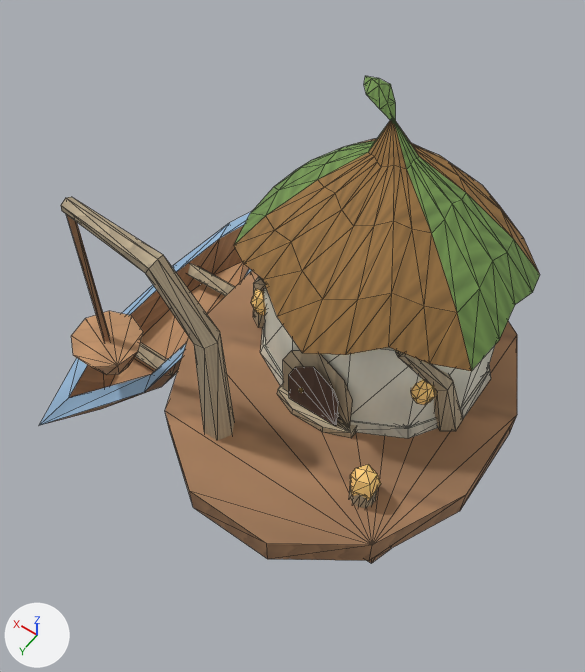
What one commit did to the glTF model Assets/GodSim/Art/Models/Buildings/Elf/Food/bld_elf_fishing_hut_classical_v0.glb.
Both versions are drawn from a 50 mm camera at (-0.583, 0.826, 1.494) aimed at (-0.045, 0.072, 0.311). Lighting does not change. The marker at lower left points along +X, +Y and +Z. The older version comes first. Mesh edges are drawn as thin lines. Vertices at exactly the same position are counted once.

Objects in the first picture: 'LOD0'.
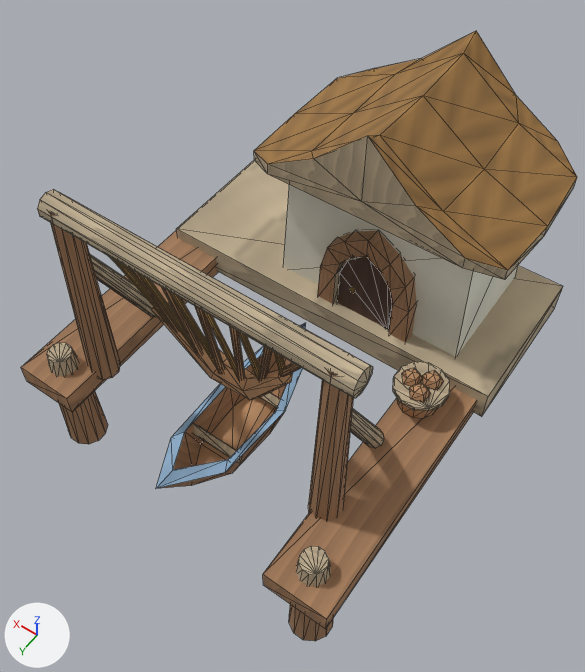
Location of each change, [x1, y1, x2, y2] in pixels of the pictures (585 x 672 px; the box of a moved part takes in the faces that stretch with it):
'LOD0', reshaped (11% wider, 25% taller)
    before: [40, 76, 540, 563]
    after: [21, 31, 577, 641]
part 1 of me_lod0, added (beige)
    after: [176, 160, 563, 417]
part 2 of me_lod0, added (brown)
    after: [263, 386, 477, 629]
part 3 of me_lod0, moved or reshaped
    before: [349, 482, 378, 508]
    after: [393, 362, 450, 411]
part 4 of me_lod0, added
    after: [423, 371, 443, 390]
part 5 of me_lod0, added
    after: [409, 383, 430, 403]
part 6 of me_lod0, added (beige)
    after: [37, 189, 373, 398]
part 7 of me_lod0, added
    after: [402, 368, 423, 386]
part 8 of me_lod0, moved or reshaped (mostly hidden afterwards)
    before: [283, 351, 353, 428]
    after: [341, 257, 392, 325]
part 9 of me_lod0, moved or reshaped
    before: [289, 367, 338, 426]
    after: [338, 257, 392, 329]
part 10 of me_lod0, moved or reshaped
    before: [40, 212, 252, 425]
    after: [156, 323, 306, 488]
part 11 of me_lod0, moved or reshaped
    before: [135, 343, 173, 376]
    after: [194, 424, 242, 463]
part 12 of me_lod0, moved or reshaped (mostly hidden afterwards)
    before: [188, 263, 235, 296]
    after: [260, 393, 281, 408]
part 13 of me_lod0, added (brown)
    after: [21, 230, 218, 412]
part 14 of me_lod0, rebuilt
    before: [234, 121, 540, 371]
    after: [254, 31, 577, 280]
part 15 of me_lod0, deleted (brown)
    before: [66, 76, 517, 563]
part 16 of me_lod0, reshaped
    before: [61, 197, 495, 440]
    after: [47, 185, 518, 641]

Edits to the bpy script that builds the scene:
```text
Change me_lod0:
    used by ob_lod0; location = (0.0, 0.0, 0.0)
    remove me_lod0.from_pydata(...)  # 498 vertices, 815 faces; spans x -0.442..0.407, y -0.412..0.431, z 0.0..0.706
    add me_lod0.from_pydata(...)  # 811 vertices, 1358 faces; spans x -0.394..0.37, y -0.394..0.445, z 0.0..0.718
    me_lod0 part 1: a new loose piece, a box spanning x -0.394..0.352, y -0.382..-0.054, z 0.192..0.26, in mat_godsim_buildings
    me_lod0 part 2: a new loose piece, a box spanning x -0.376..-0.252, y -0.374..0.445, z 0.186..0.232, in mat_godsim_buildings
    me_lod0 part 3: the loose piece of 24 vertices spanning x -0.314..-0.266, y 0.172..0.22, z 0.142..0.197 is scaled about its middle by (2.08, 2.08, 0.151), then moved by (0.001, -0.181, 0.117)
    me_lod0 part 4: a new loose piece, a UV sphere (5 segments, 4 rings, poles along z) spanning x -0.318..-0.281, y -0.021..0.017, z 0.272..0.312, in mat_godsim_buildings
    me_lod0 part 5: a new loose piece, a UV sphere (5 segments, 4 rings, poles along z) spanning x -0.312..-0.275, y 0.016..0.054, z 0.272..0.312, in mat_godsim_buildings
    me_lod0 part 6: a new loose piece, a 10-sided cylinder along x spanning x -0.302..0.284, y 0.248..0.296, z 0.586..0.637, in mat_godsim_buildings
    me_lod0 part 7: a new loose piece, a UV sphere (5 segments, 4 rings, poles along z) spanning x -0.285..-0.248, y -0.004..0.034, z 0.272..0.312, in mat_godsim_buildings
    me_lod0 part 8: the loose piece of 7 vertices spanning x -0.199..-0.041, y 0.1, z 0.168..0.351 is scaled about its middle by (1.06, 1, 1.2), then moved by (0.015, -0.193, 0.102)
    me_lod0 part 9: the loose piece of 7 vertices spanning x -0.176..-0.064, y 0.112, z 0.168..0.318 is scaled about its middle by (1.06, 1, 1.2), then moved by (0.015, -0.193, 0.099)
    me_lod0 part 10: the loose piece of 32 vertices spanning x 0.205..0.407, y -0.379..0.431, z 0.001..0.14 is scaled about its middle by (0.744, 0.596, 1), then moved by (-0.276, 0.134, 0.001)
    me_lod0 part 11: the loose piece of 8 vertices spanning x 0.225..0.387, y 0.13..0.165, z 0.049..0.093 is scaled about its middle by (0.744, 0.596, 1), then moved by (-0.276, 0.085, 0.001)
    me_lod0 part 12: the loose piece of 8 vertices spanning x 0.225..0.387, y -0.121..-0.086, z 0.049..0.093 is scaled about its middle by (0.744, 0.596, 1), then moved by (-0.276, 0.186, 0.001)
    me_lod0 part 13: a new loose piece, a box spanning x 0.246..0.37, y -0.374..0.387, z 0.186..0.232, in mat_godsim_buildings
    me_lod0 part 14: the loose piece of 98 vertices spanning x -0.381..0.141, y -0.379..0.149, z 0.4..0.669 is rebuilt with 37 vertices and now spans x -0.36..0.16, y -0.394..-0.045, z 0.516..0.718
    me_lod0 part 15: 13 loose pieces with 220 vertices, spanning x -0.442..0.283, y -0.412..0.372, z 0.0..0.706, are deleted
    me_lod0 part 16: 94 vertices removed from x -0.364..0.345, y -0.323..0.313, z 0.0..0.611; 576 vertices added at x -0.355..0.349, y -0.352..0.431, z 0.0..0.625
    other edits to the shape of me_lod0 do not show in these pictures
```
